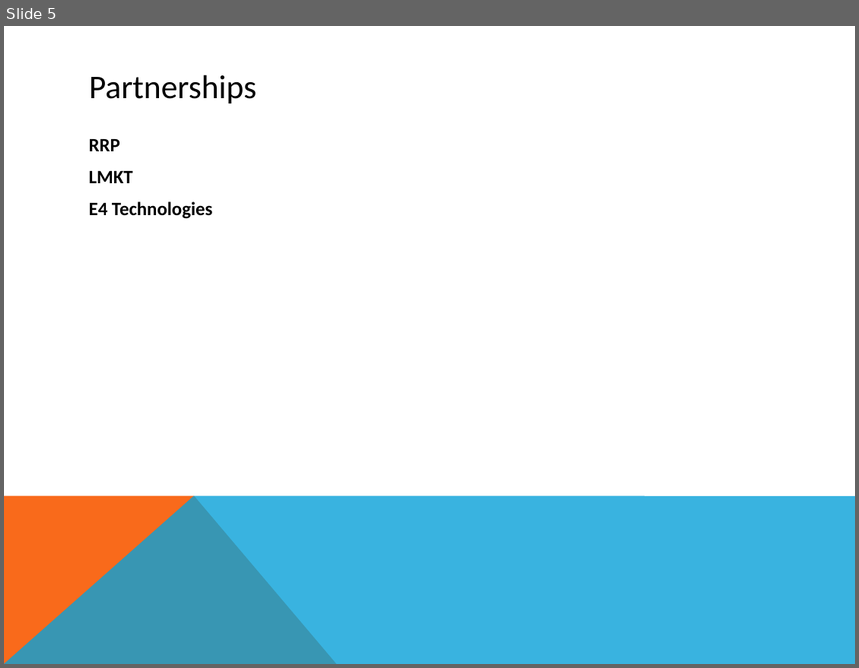
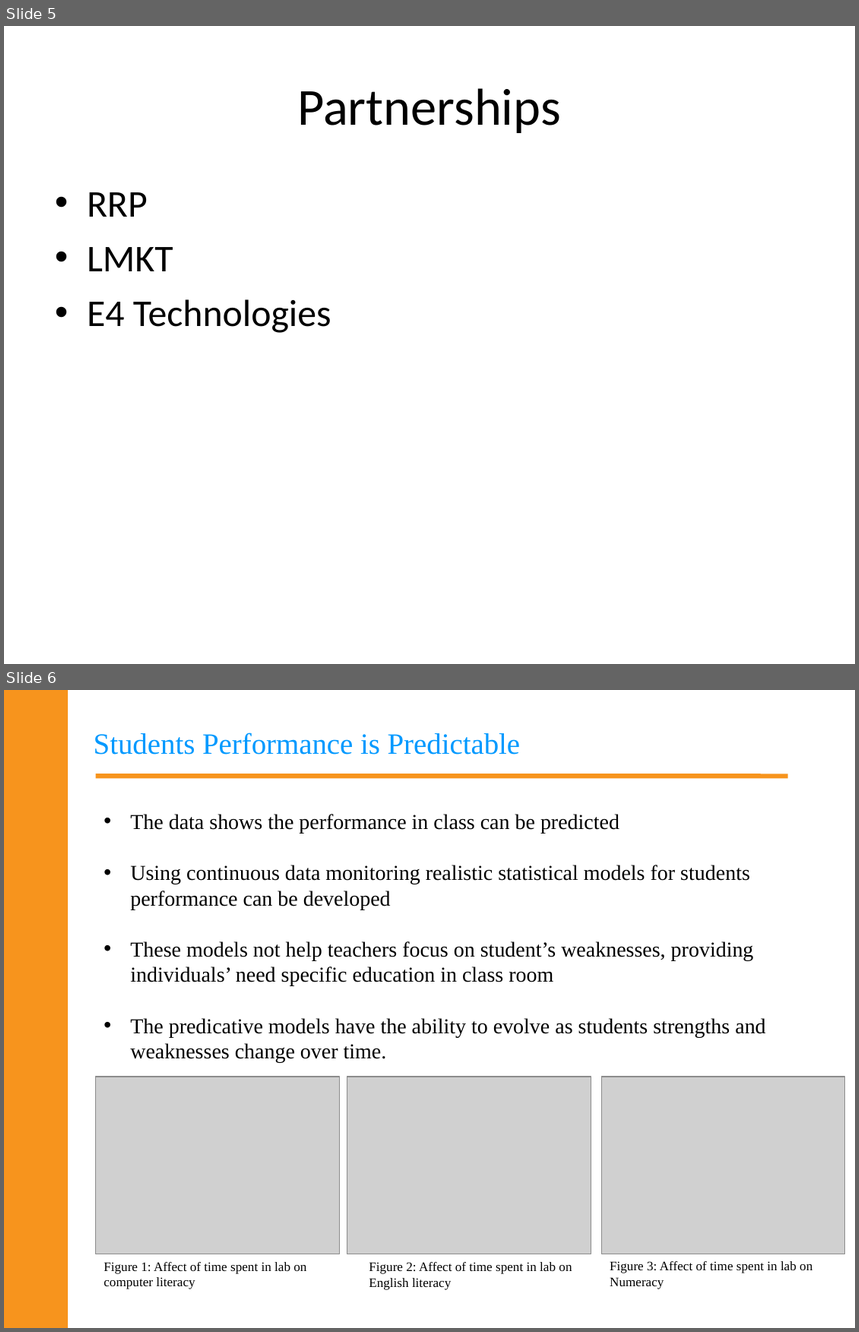
Before and after one commit to zainx01/Hiccup-analytics, a slide deck: Heekup.ppt. Shown one above the other, each under a label of ours: slide 5 before the commit, slides 5 and 6 after it. The pictures are 859x668 and 859x1332 pixels, drawn with LibreOffice and Linux fonts; fonts in the diff are those of the drawing; grey boxes stand for pictures. Boxes give left, top, right and bottom in pixels: in the first picture for what was removed or moved away, otherwise in the second. Text is boxed around its words. In the diff, an @@ line names an element or a change of style, - is before the commit and + after.

```diff
--- a/Heekup.ppt
+++ b/Heekup.ppt
@@ slide 6 added at (4, 690, 855, 1328), background #FFFFFF @@
@@ rectangle added at (4, 690, 68, 1328), fill #F7941D @@
@@ title added at (94, 733, 521, 755), 25 pt, text #0099FF @@
+Students Performance is Predictable
@@ line added from (96, 776) to (788, 776), #F7941D 4 pt @@
@@ text added at (130, 814, 766, 1063), 18 pt, text #000000 @@
+• The data shows the performance in class can be predicted
+• Using continuous data monitoring realistic statistical models for students performance can be developed
+• These models not help teachers focus on student’s weaknesses, providing individuals’ need specific education in class room
+• The predicative models have the ability to evolve as students strengths and weaknesses change over time.
@@ picture added at (95, 1078, 338, 1255) @@
@@ picture added at (347, 1078, 591, 1255) @@
@@ picture added at (601, 1078, 845, 1255) @@
@@ text added at (104, 1262, 306, 1290), 11 pt, text #000000 @@
+Figure 1: Affect of time spent in lab on computer literacy
@@ text added at (369, 1262, 572, 1290), 11 pt, text #000000 @@
+Figure 2: Affect of time spent in lab on English literacy
@@ text added at (610, 1262, 813, 1290), 11 pt, text #000000 @@
+Figure 3: Affect of time spent in lab on Numeracy
@@ slide 5 changed as well @@
@@ title "Partnerships": place and size @@
-title "Partnerships" at (89, 75, 256, 104)
+title "Partnerships" at (297, 88, 561, 133)
@@ title "Partnerships" at (297, 88, 561, 133): size 28 to 44 pt; alignment left to centre @@
@@ text "RRP": place and size @@
-text "RRP" at (89, 139, 213, 219)
+text "RRP" at (87, 192, 332, 333)
@@ text "RRP" at (87, 192, 332, 333): size 16 to 32 pt, bold off; bullet none to • @@
@@ freeform shape removed at (4, 496, 337, 664) @@
@@ freeform shape removed at (4, 496, 855, 664) @@
```
Also in this commit, not shown: 5 other slides changed, 1 other file.
